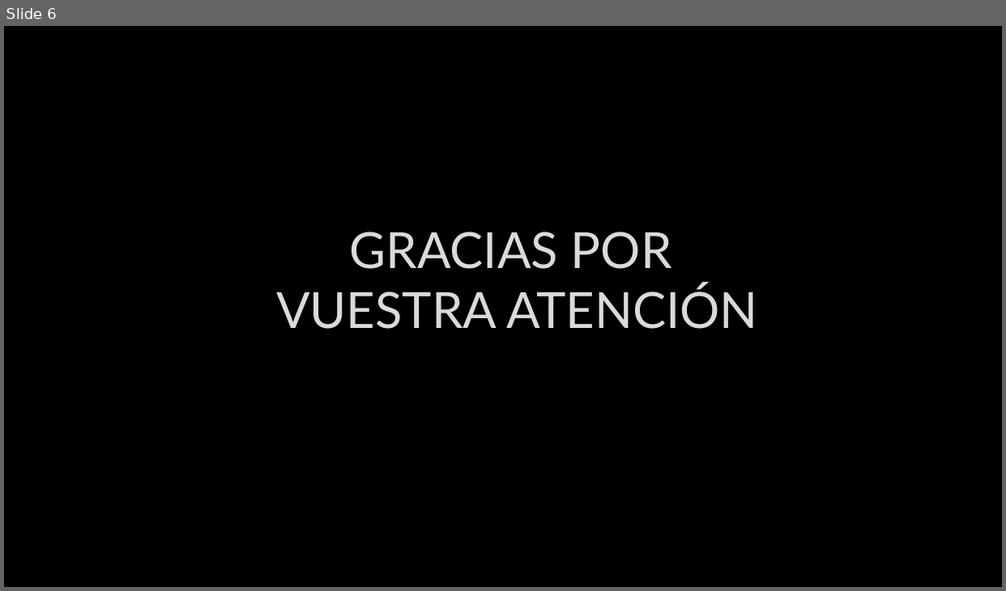
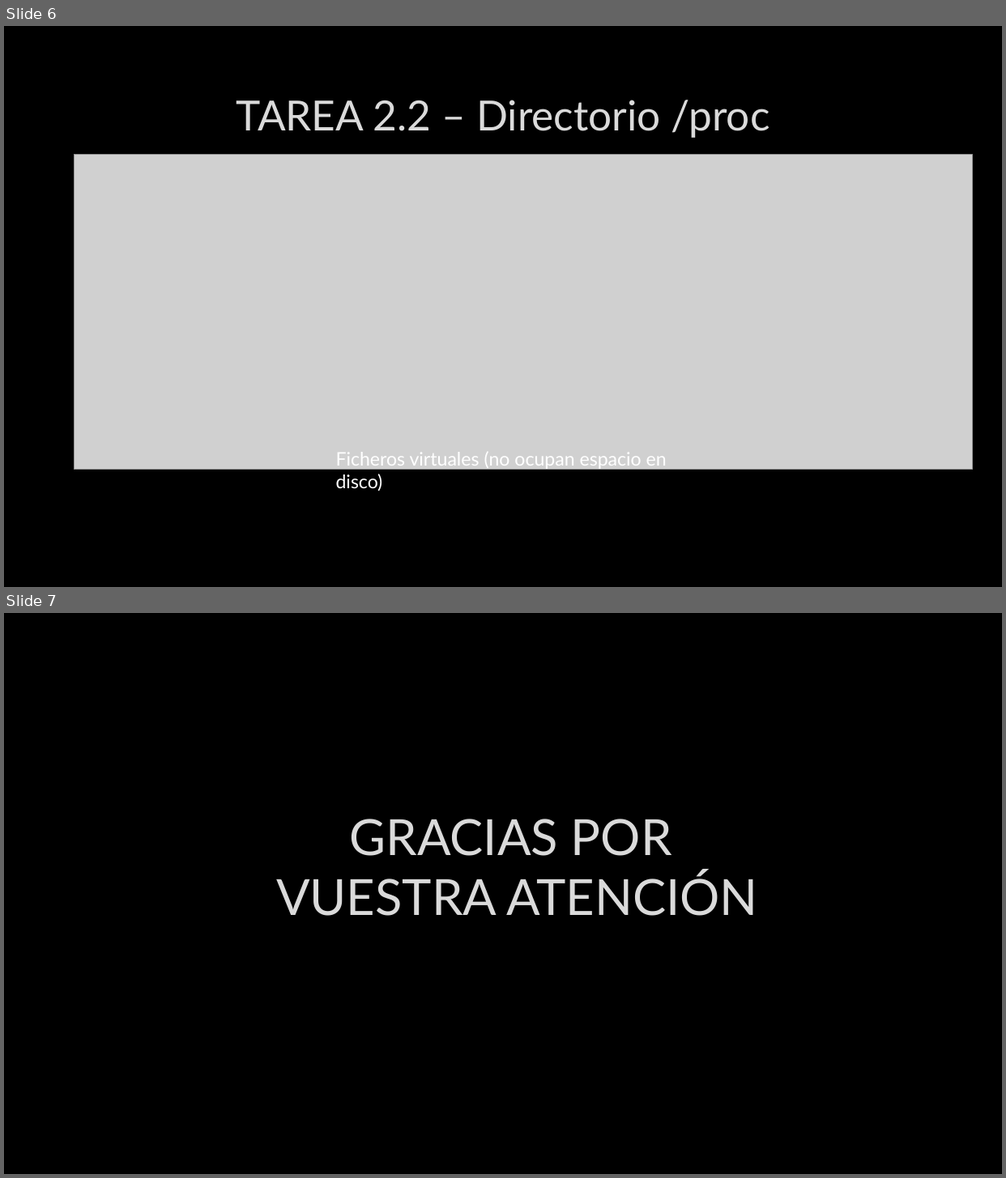
Before and after one commit to CEXAR-11/Practicas_SE, a slide deck: practica 3/presentacion_P3.pptx. Shown one above the other, each under a label of ours: slide 6 before the commit, slides 6 and 7 after it. The pictures are 1006x591 and 1006x1178 pixels, drawn with LibreOffice and Linux fonts; fonts in the diff are those of the drawing; grey boxes stand for pictures; background and template pictures are left out. Boxes give left, top, right and bottom in pixels: in the first picture for what was removed or moved away, otherwise in the second. Text is boxed around its words. In the diff, an @@ line names an element or a change of style, - is before the commit and + after.

```diff
--- a/practica 3/presentacion_P3.pptx
+++ b/practica 3/presentacion_P3.pptx
@@ slide 6 added at <box>4,26,1002,587</box>, background picture (left out) @@
@@ title added at <box>236,100,770,138</box>, 40 pt, text #DADADA @@
+TAREA 2.2 – Directorio /proc
@@ picture added at <box>74,154,973,469</box> @@
@@ text added at <box>336,452,667,491</box>, 18 pt, text #FFFFFF @@
+Ficheros virtuales (no ocupan espacio en disco)
@@ what was slide 6 is now slide 7 @@
```
Also in this commit, not shown: 1 slide changed, 1 other slide added, 1 slide removed, 4 other files.
